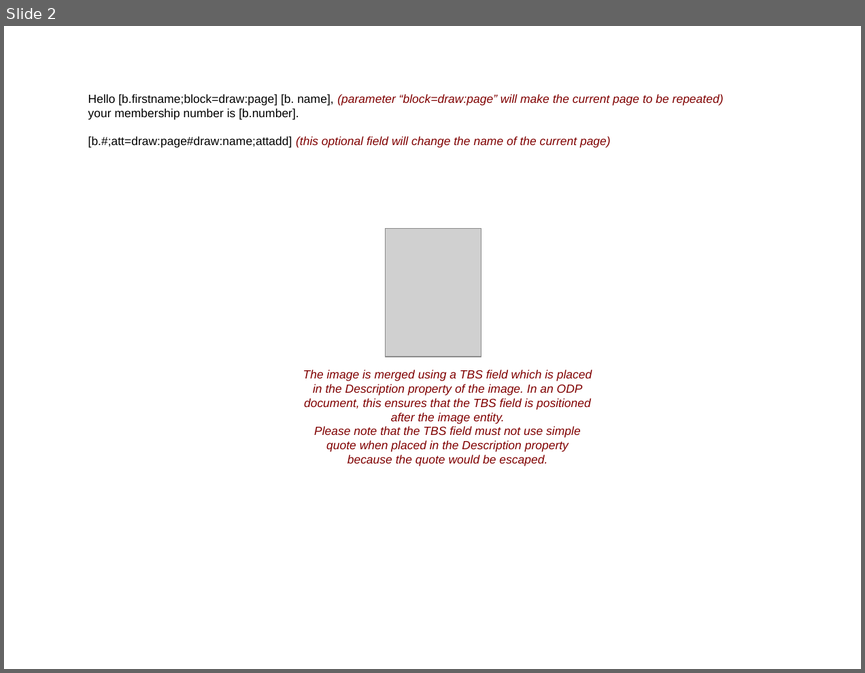
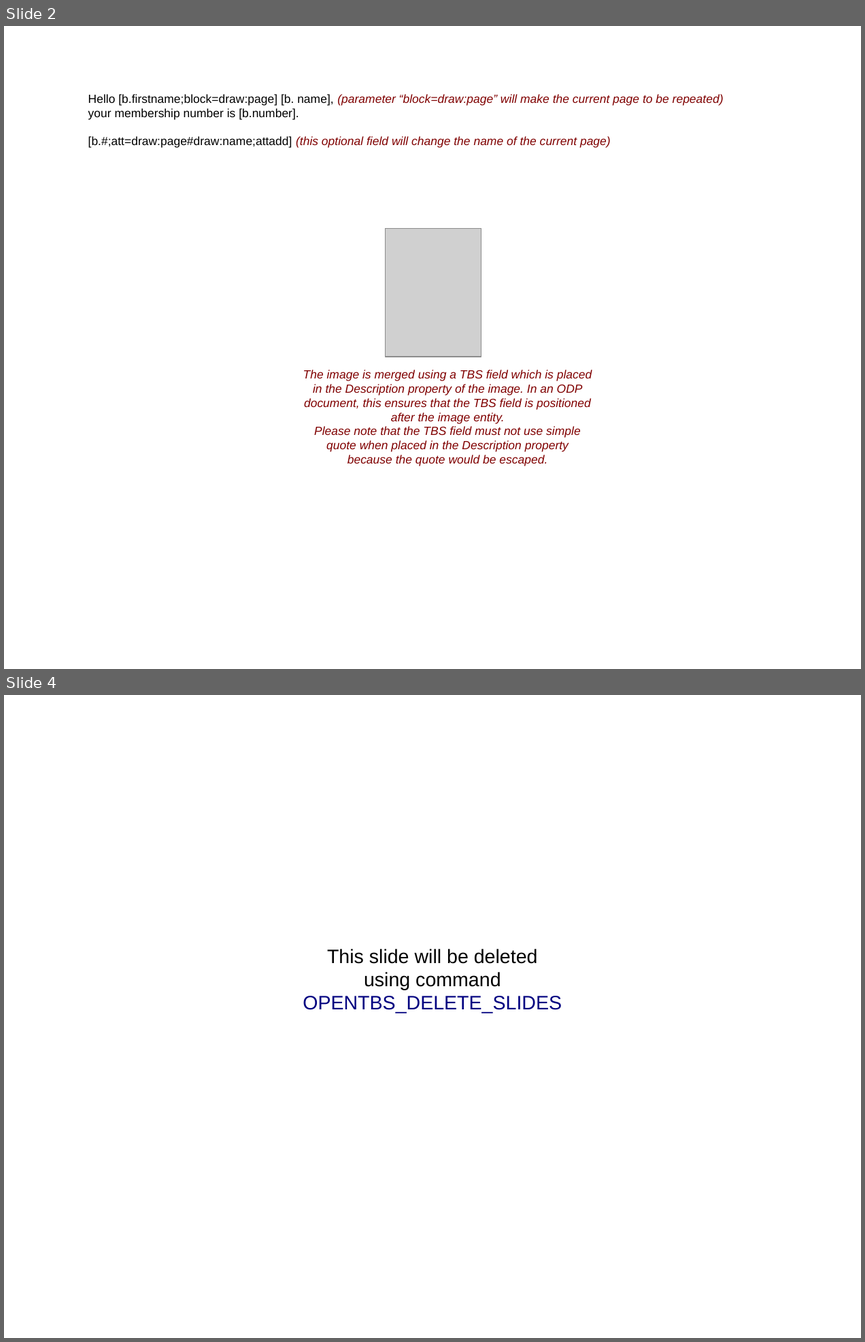
Before and after one commit to Skrol29/tinybutstrong, a slide deck: plugins/opentbs/demo/demo_oo_presentation.odp. Shown one above the other, each under a label of ours: slide 2 before the commit, slides 2 and 4 after it; the slides between them are not shown. The pictures are 865x673 and 865x1342 pixels, drawn with LibreOffice and Linux fonts; fonts in the diff are those of the drawing; grey boxes stand for pictures. Boxes give left, top, right and bottom in pixels: in the first picture for what was removed or moved away, otherwise in the second. Text is boxed around its words. In the diff, an @@ line names an element or a change of style, - is before the commit and + after.

```diff
--- a/plugins/opentbs/demo/demo_oo_presentation.odp
+++ b/plugins/opentbs/demo/demo_oo_presentation.odp
@@ slide 4 added at <box>4,695,861,1338</box>, background #FFFFFF @@
@@ text added at <box>303,949,562,1013</box>, 18 pt, text #000000 @@
+This slide will be deleted
+using command
+OPENTBS_DELETE_SLIDES
```
Also in this commit, not shown: 1 other slide added, 8 other files.
